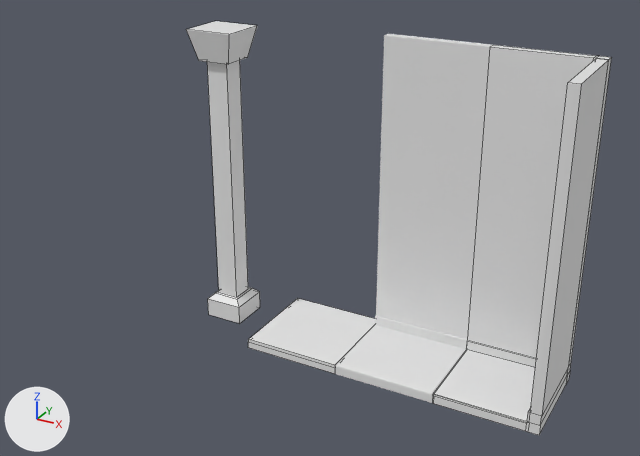
Renders of the Blender file assets3d/mansion/blocks.blend from each side of a commit.
Both versions are drawn from a 50 mm camera at (3.89, -6.97, 4.69) aimed at (-0.01, 0.12, 1.14). Arrows for +X, +Y and +Z are at lower left; the lights stay in place. Mesh edges are drawn as thin lines on the coarser meshes.

The first picture shows 'Column', 'Dalle', 'Dalle_wall', 'Dalle_wall_corner'.
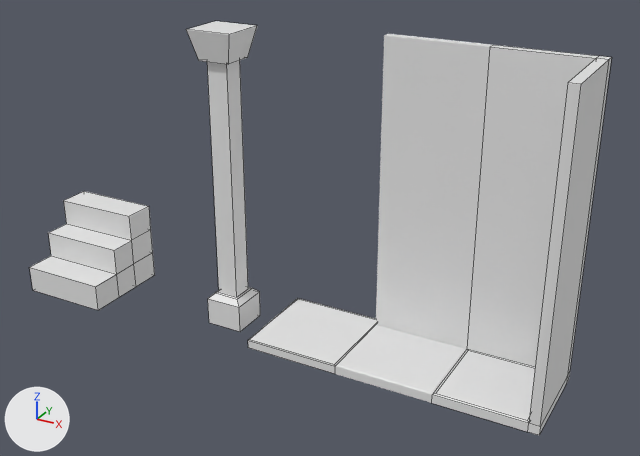
Location of each change, (x1, y1, x2, y2) in pixels of the pictures (640 x 456 px; the box of a moved part takes in the faces that stretch with it):
```json
{"object": "Column", "change": "reshaped", "before": [186, 21, 260, 323], "after": [186, 21, 260, 331]}
{"object": "Stair", "change": "added", "after": [30, 191, 155, 310]}
{"part": 1, "of": "me_plane", "change": "moved or reshaped", "before": [208, 292, 260, 323], "after": [208, 292, 260, 331]}
```

The change, as JSON lines over the scene's bpy script:
```json
{"block": "me_plane", "where": "me_plane.from_pydata(...)  # 28 vertices, 26 faces; spans x -0.24..0.24, y -0.24..0.24, z 0.0..3.05"}
{"block": "me_plane", "where": "# used by ob_column; location = (-1.0, 0.0, 0.0)"}
{"block": "me_plane", "where": "# before: 0 (-0.2, -0.2, 0.0) at pixel (208, 314), 1 (0.2, -0.2, 0.0) at pixel (239, 323), 2 (-0.2, 0.2, 0.0), 3 (0.2, 0.2, 0.0) at pixel (260, 307)"}
{"block": "me_plane", "change": "me_plane part 1"}
{"op": "add", "block": "me_plane", "code": "for i in [*range(0, 4)]: me_plane.vertices[i].co += Vector((0.0, 0.0, -0.1))"}
{"op": "add", "block": "me_cube_003", "code": ["me_cube_003 = bpy.data.meshes.new('Cube.003')", "me_cube_003.from_pydata(...)  # 26 vertices, 24 faces; spans x -0.5..0.5, y -0.5..0.5, z -0.15..0.75"]}
{"op": "add", "block": "ob_stair", "code": ["ob_stair = bpy.data.objects.new('Stair', me_cube_003)", "ob_stair.location = (-3.0, 0.0, 0.0)"]}
```
